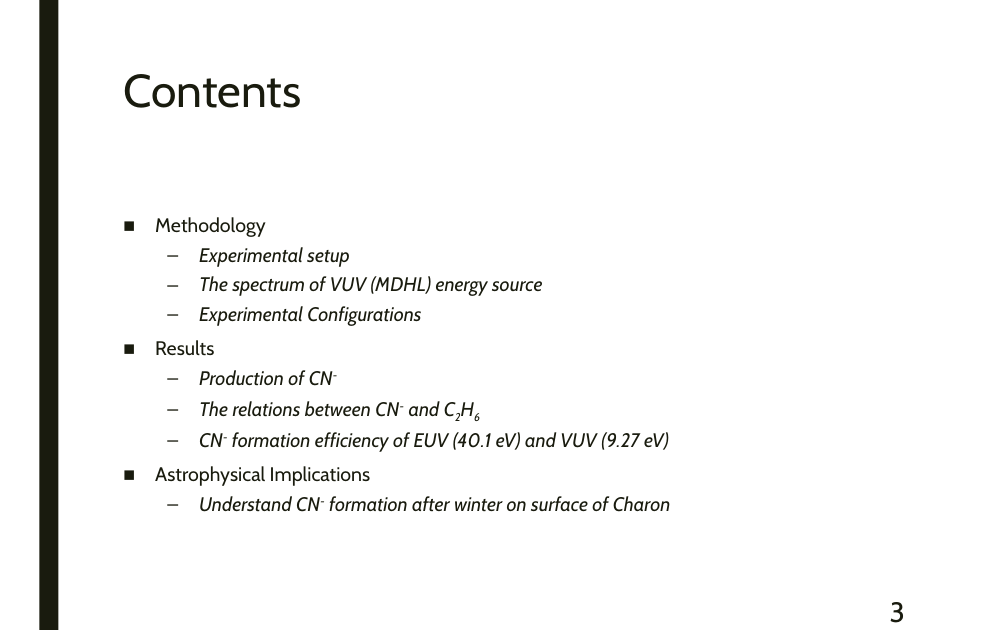
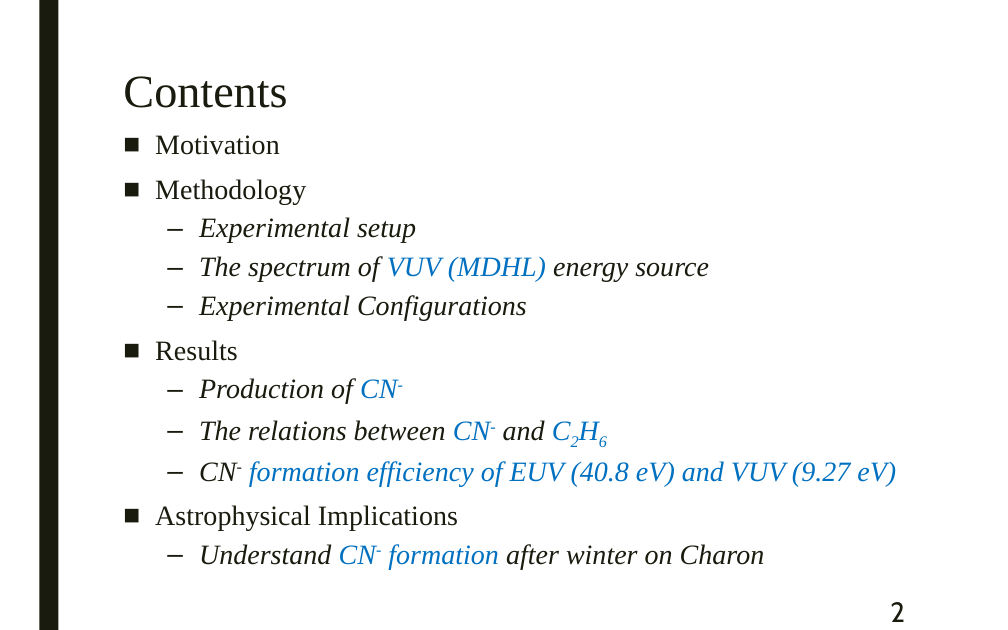
Before and after one commit to samuello1228/lily, a slide deck: slide 2 of doc/VUV and EUV irradiation of CH4 + NH3.pptx (slide 3 before the commit). Drawn at 1008x630 pixels with LibreOffice and Linux fonts; fonts in the diff are those of the drawing. Boxes give left, top, right and bottom in pixels: in the first picture for what was removed or moved away, otherwise in the second. Text is boxed around its words. In the diff, an @@ line names an element or a change of style, - is before the commit and + after.

```diff
--- a/doc/VUV and EUV irradiation of CH4 + NH3.pptx
+++ b/doc/VUV and EUV irradiation of CH4 + NH3.pptx
@@ title "Contents" at [123,76,287,108]: font Cabin to Times New Roman @@
@@ text "Motivation": place and size @@
-text "Motivation" at [155,217,671,512]
+text "Motivation" at [155,135,896,569]
@@ text at [155,135,280,155]: paragraph added @@
+■ Motivation
@@ text at [155,179,709,530]: size 14 to 20 pt, font Cabin to Times New Roman in "Methodology", "Experimental setup", "The spectrum of VUV (MDHL) energy source", "Experimental Configurations" and 4 more places; text colour #191B0E to #0070C0 in "VUV (MDHL)", "CN-", "CN- C2H6" @@
@@ text at [199,461,896,486]: text changed; size 14 to 20 pt; font Cabin to Times New Roman; text colour #191B0E to #0070C0 @@
-  – CN- formation efficiency of EUV (40.1 eV) and VUV (9.27 eV)
+  – CN- formation efficiency of EUV (40.8 eV) and VUV (9.27 eV)
@@ text at [199,544,765,569]: text changed; size 14 to 20 pt; font Cabin to Times New Roman @@
-  – Understand CN- formation after winter on surface of Charon
+  – Understand CN- formation after winter on Charon
@@ page number at [890,602,905,622]: text changed @@
-3
+2
```
Also in this commit, not shown: 23 other slides changed, 1 slide added, 5 slides removed, 1 other file.
